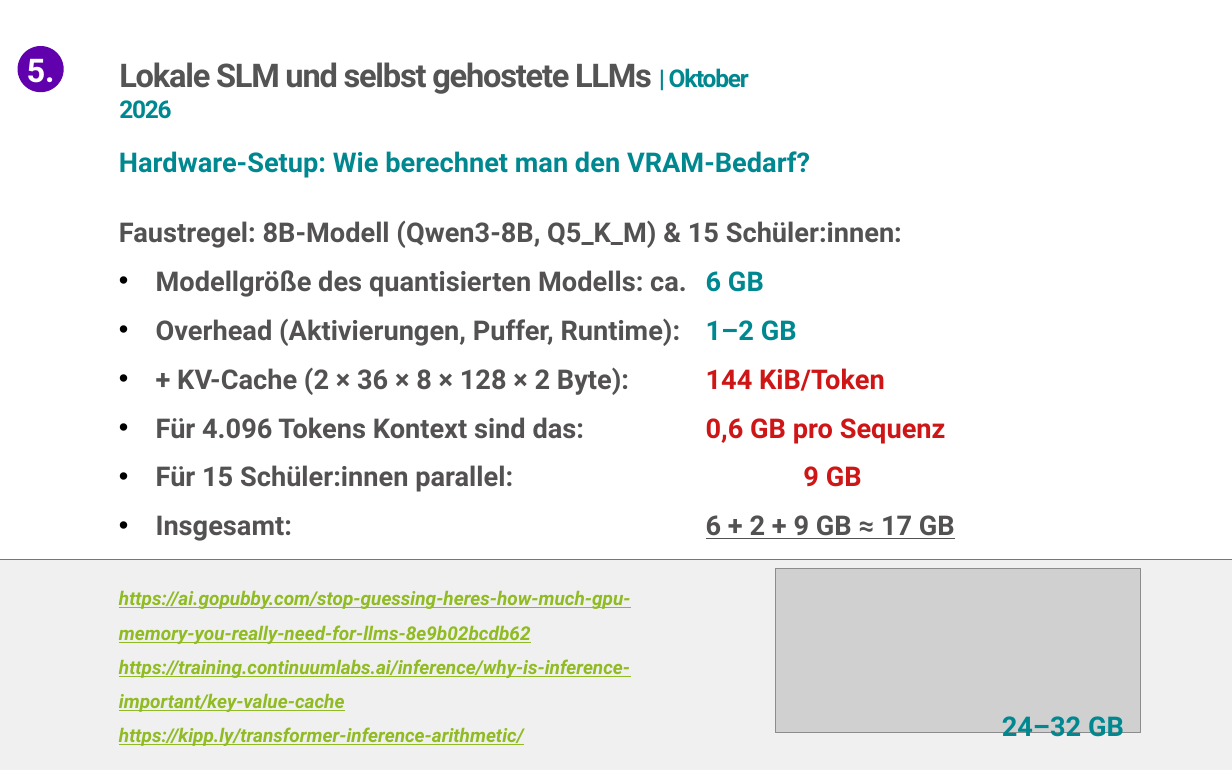
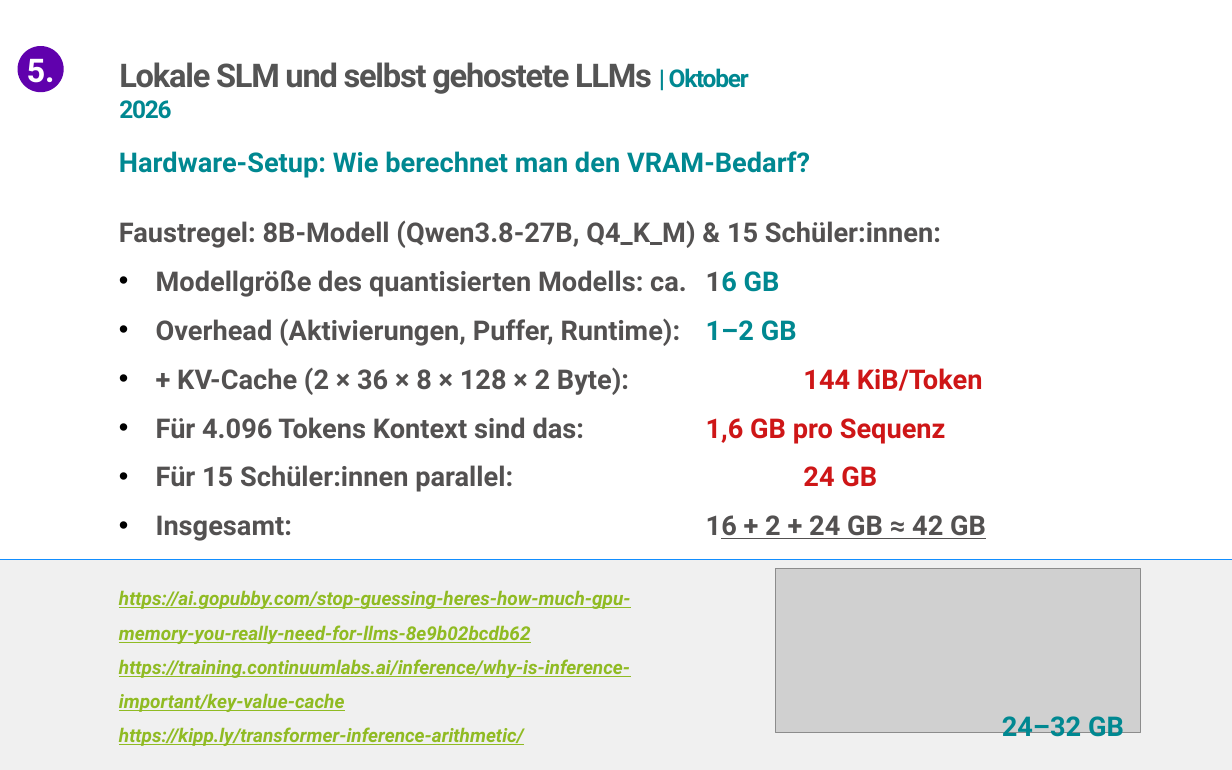
Before and after one commit to iludis52/LFobi, a slide deck: slide 36 of LokaleLLM/PaedT05_LokaleLLM_Okt2026_.pptx. Drawn at 1232x770 pixels with LibreOffice and Linux fonts; fonts in the diff are those of the drawing; grey boxes stand for pictures; background and template pictures are left out. Boxes give left, top, right and bottom in pixels: in the first picture for what was removed or moved away, otherwise in the second. Text is boxed around its words. In the diff, an @@ line names an element or a change of style, - is before the commit and + after.

```diff
--- a/LokaleLLM/PaedT05_LokaleLLM_Okt2026_.pptx
+++ b/LokaleLLM/PaedT05_LokaleLLM_Okt2026_.pptx
@@ text at [119,221,941,297]: text changed @@
-Faustregel: 8B-Modell (Qwen3-8B, Q5_K_M) & 15 Schüler:innen:
-• Modellgröße des quantisierten Modells: ca. 6 GB
+Faustregel: 8B-Modell (Qwen3.8-27B, Q4_K_M) & 15 Schüler:innen:
+• Modellgröße des quantisierten Modells: ca. 16 GB
@@ text at [156,417,986,539]: text changed @@
-• Für 4.096 Tokens Kontext sind das: 0,6 GB pro Sequenz
-• Für 15 Schüler:innen parallel: 9 GB
-• Insgesamt: 6 + 2 + 9 GB ≈ 17 GB
+• Für 4.096 Tokens Kontext sind das: 1,6 GB pro Sequenz
+• Für 15 Schüler:innen parallel: 24 GB
+• Insgesamt: 16 + 2 + 24 GB ≈ 42 GB
```
Also in this commit, not shown: 3 other slides changed, 2 other files.
